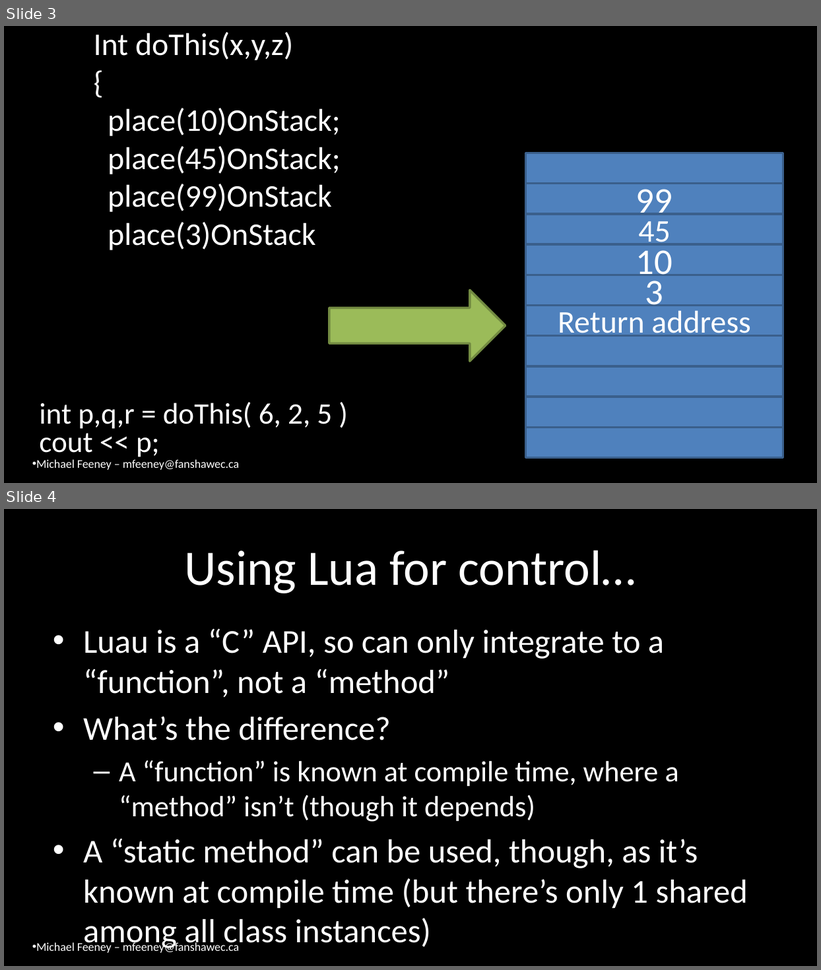
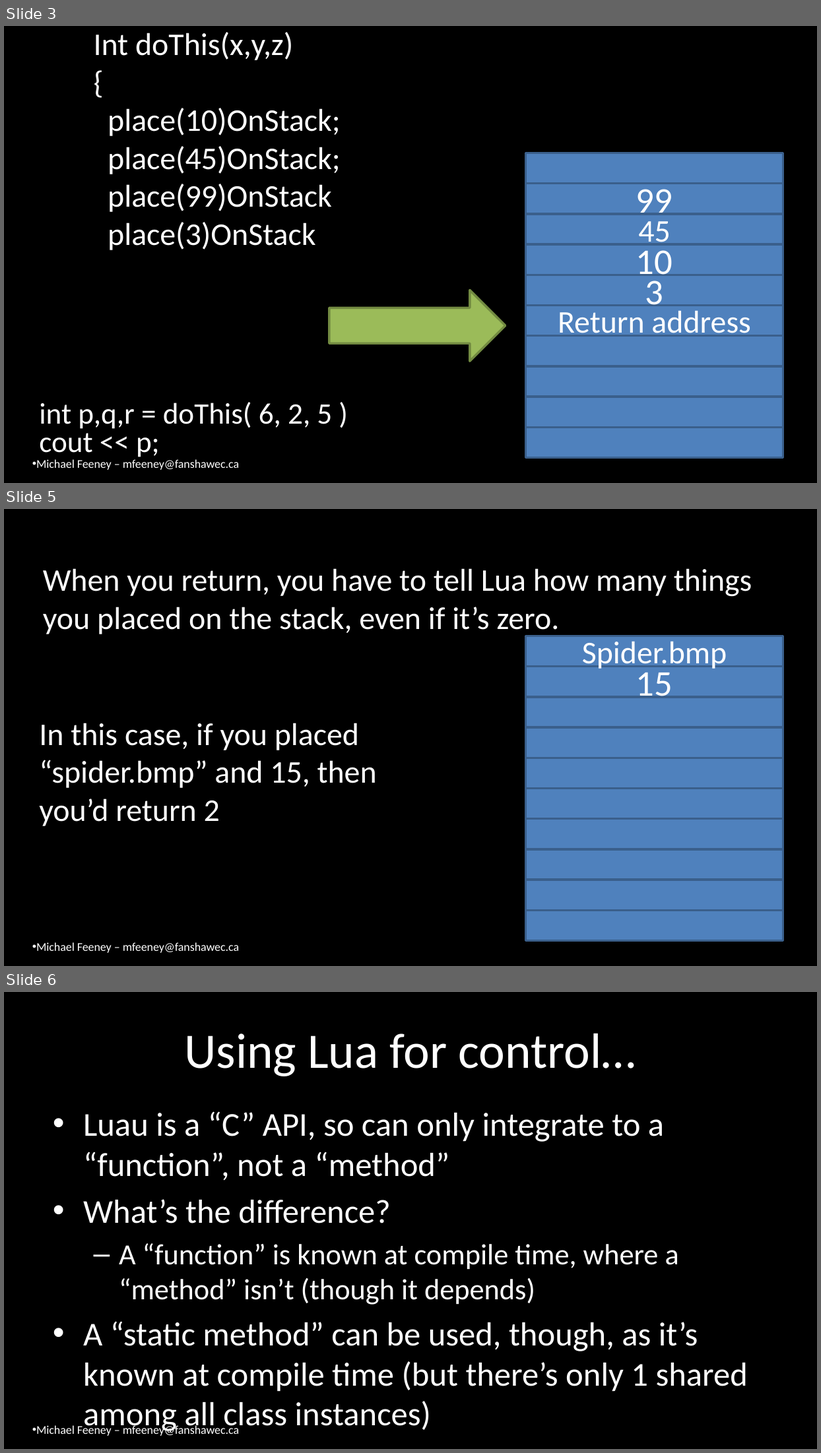
Before and after one commit to FeeneyCodes/GDP202324, a slide deck: 6044_FramPat/D2D/W12_Lua/Lua.C-registry.tables.lightdata.pptx. Shown one above the other, each under a label of ours: slides 3 and 4 before the commit, slides 3, 5 and 6 after it; the slides between them are not shown. The pictures are 821x970 and 821x1453 pixels, drawn with LibreOffice and Linux fonts; fonts in the diff are those of the drawing. Boxes give left, top, right and bottom in pixels: in the first picture for what was removed or moved away, otherwise in the second. Text is boxed around its words. In the diff, an @@ line names an element or a change of style, - is before the commit and + after.

```diff
--- a/6044_FramPat/D2D/W12_Lua/Lua.C-registry.tables.lightdata.pptx
+++ b/6044_FramPat/D2D/W12_Lua/Lua.C-registry.tables.lightdata.pptx
@@ slide 5 added at bbox=[4, 509, 817, 966], background #000000; not listed: 1 template element that a slide beside it also shows @@
@@ title added at bbox=[43, 568, 752, 637], 28 pt, text #FFFFFF @@
+When you return, you have to tell Lua how many things you placed on the stack, even if it’s zero.
@@ rectangle added at bbox=[526, 636, 783, 667], fill #4F81BD, outline #3A5F8C 2 pt, 28 pt, text #FFFFFF @@
+Spider.bmp
@@ rectangle added at bbox=[526, 667, 783, 698], fill #4F81BD, outline #3A5F8C 2 pt, 32 pt, text #FFFFFF @@
+15
@@ rectangle added at bbox=[526, 697, 783, 727], fill #4F81BD, outline #3A5F8C 2 pt @@
@@ text added at bbox=[39, 723, 377, 826], 28 pt, text #FFFFFF @@
+In this case, if you placed “spider.bmp” and 15, then you’d return 2
@@ rectangle added at bbox=[526, 727, 783, 758], fill #4F81BD, outline #3A5F8C 2 pt @@
@@ rectangle added at bbox=[526, 758, 783, 789], fill #4F81BD, outline #3A5F8C 2 pt @@
@@ rectangle added at bbox=[526, 789, 783, 820], fill #4F81BD, outline #3A5F8C 2 pt @@
@@ rectangle added at bbox=[526, 819, 783, 850], fill #4F81BD, outline #3A5F8C 2 pt @@
@@ rectangle added at bbox=[526, 850, 783, 881], fill #4F81BD, outline #3A5F8C 2 pt @@
@@ rectangle added at bbox=[526, 880, 783, 911], fill #4F81BD, outline #3A5F8C 2 pt @@
@@ rectangle added at bbox=[526, 911, 783, 941], fill #4F81BD, outline #3A5F8C 2 pt @@
@@ what was slide 4 is now slide 6 @@
```
Also in this commit, not shown: 1 other slide added, 53 other files.
